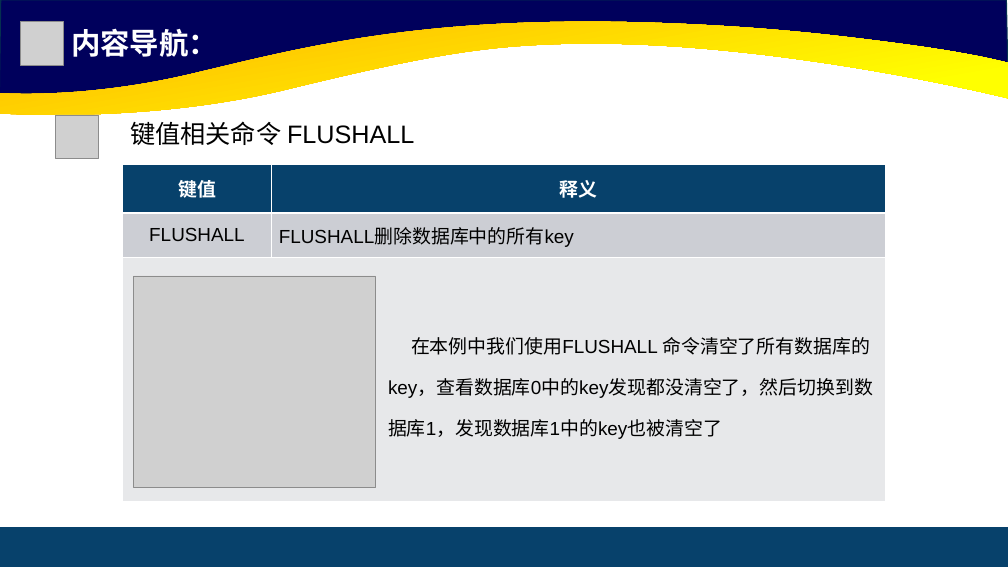
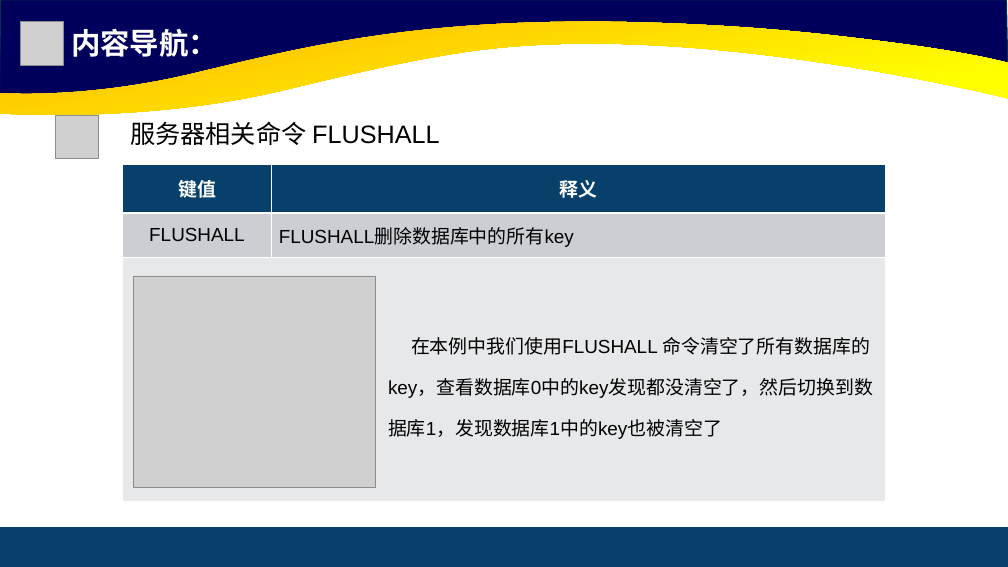
Before and after one commit to cxinping/Redis, a slide deck: slide 33 of ppt/第3章 Redis常用命令.pptx. Drawn at 1008x567 pixels with LibreOffice and Linux fonts; fonts in the diff are those of the drawing; grey boxes stand for pictures. Boxes give left, top, right and bottom in pixels: in the first picture for what was removed or moved away, otherwise in the second. Text is boxed around its words. In the diff, an @@ line names an element or a change of style, - is before the commit and + after.

```diff
--- a/ppt/第3章 Redis常用命令.pptx
+++ b/ppt/第3章 Redis常用命令.pptx
@@ text at (x1=130, y1=121, x2=439, y2=145): text changed @@
-键值相关命令 FLUSHALL
+服务器相关命令 FLUSHALL
```
Also in this commit, not shown: 10 other slides changed.
